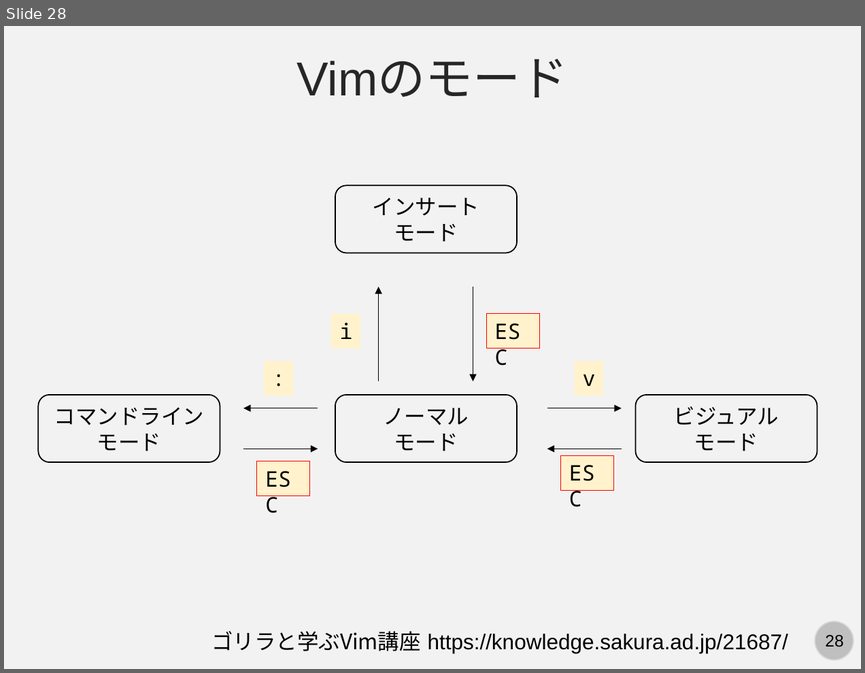
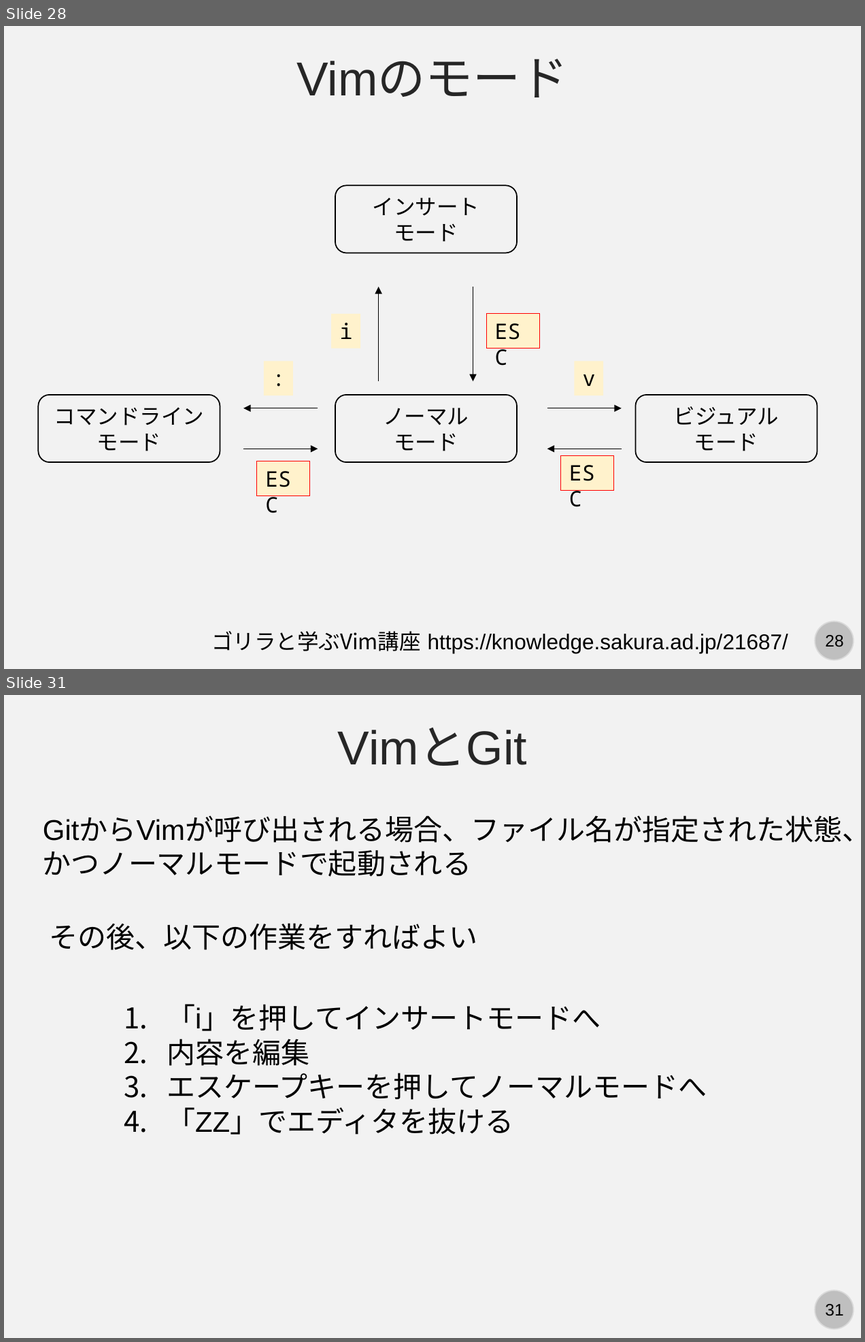
Before and after one commit to kaityo256/github, a slide deck: command/fig/slide.pptx. Shown one above the other, each under a label of ours: slide 28 before the commit, slides 28 and 31 after it; the slides between them are not shown. The pictures are 865x673 and 865x1342 pixels, drawn with LibreOffice and Linux fonts; fonts in the diff are those of the drawing. Boxes give left, top, right and bottom in pixels: in the first picture for what was removed or moved away, otherwise in the second. Text is boxed around its words. In the diff, an @@ line names an element or a change of style, - is before the commit and + after.

```diff
--- a/command/fig/slide.pptx
+++ b/command/fig/slide.pptx
@@ slide 31 added at box(4, 695, 861, 1338), background #F2F2F2; not listed: 2 template elements that a slide beside it also shows @@
@@ text added at box(338, 727, 527, 766), 40 pt, text #262626 @@
+VimとGit
@@ text added at box(43, 817, 861, 877), 24 pt, text #000000 @@
+GitからVimが呼び出される場合、ファイル名が指定された状態、かつノーマルモードで起動される
@@ text added at box(50, 923, 478, 950), 24 pt, text #000000 @@
+その後、以下の作業をすればよい
@@ text added at box(167, 1004, 706, 1134), 24 pt, text #000000 @@
+1. 「i」を押してインサートモードへ
+2. 内容を編集
+3. エスケープキーを押してノーマルモードへ
+4. 「ZZ」でエディタを抜ける
```
Also in this commit, not shown: 4 other slides added.
